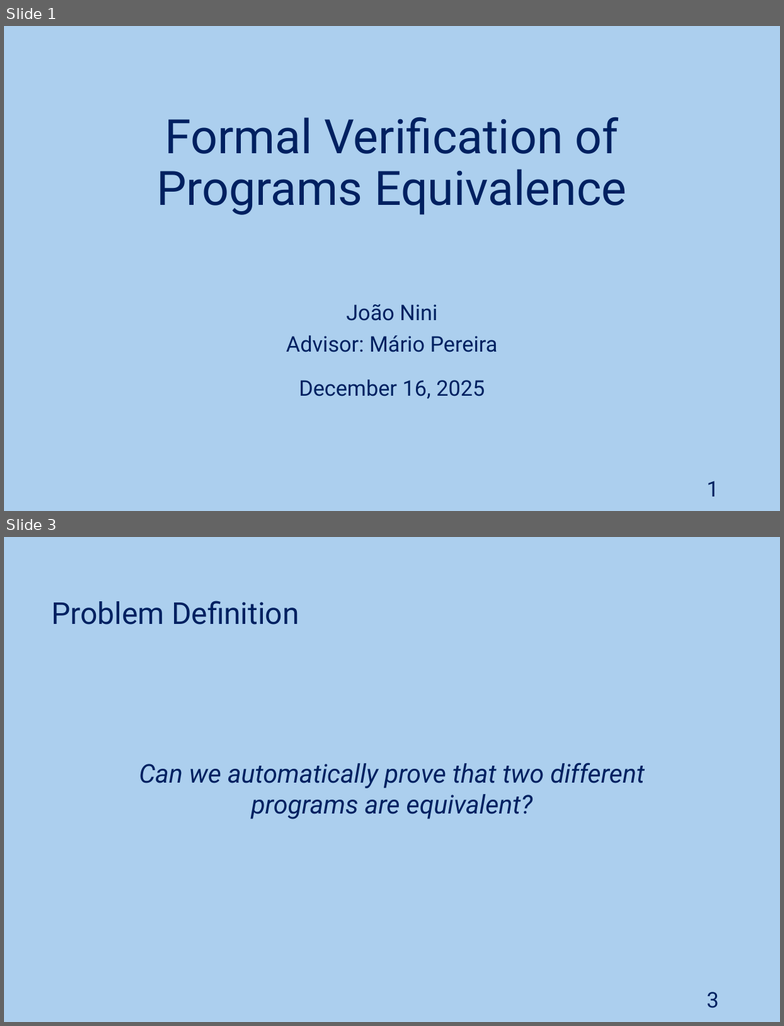
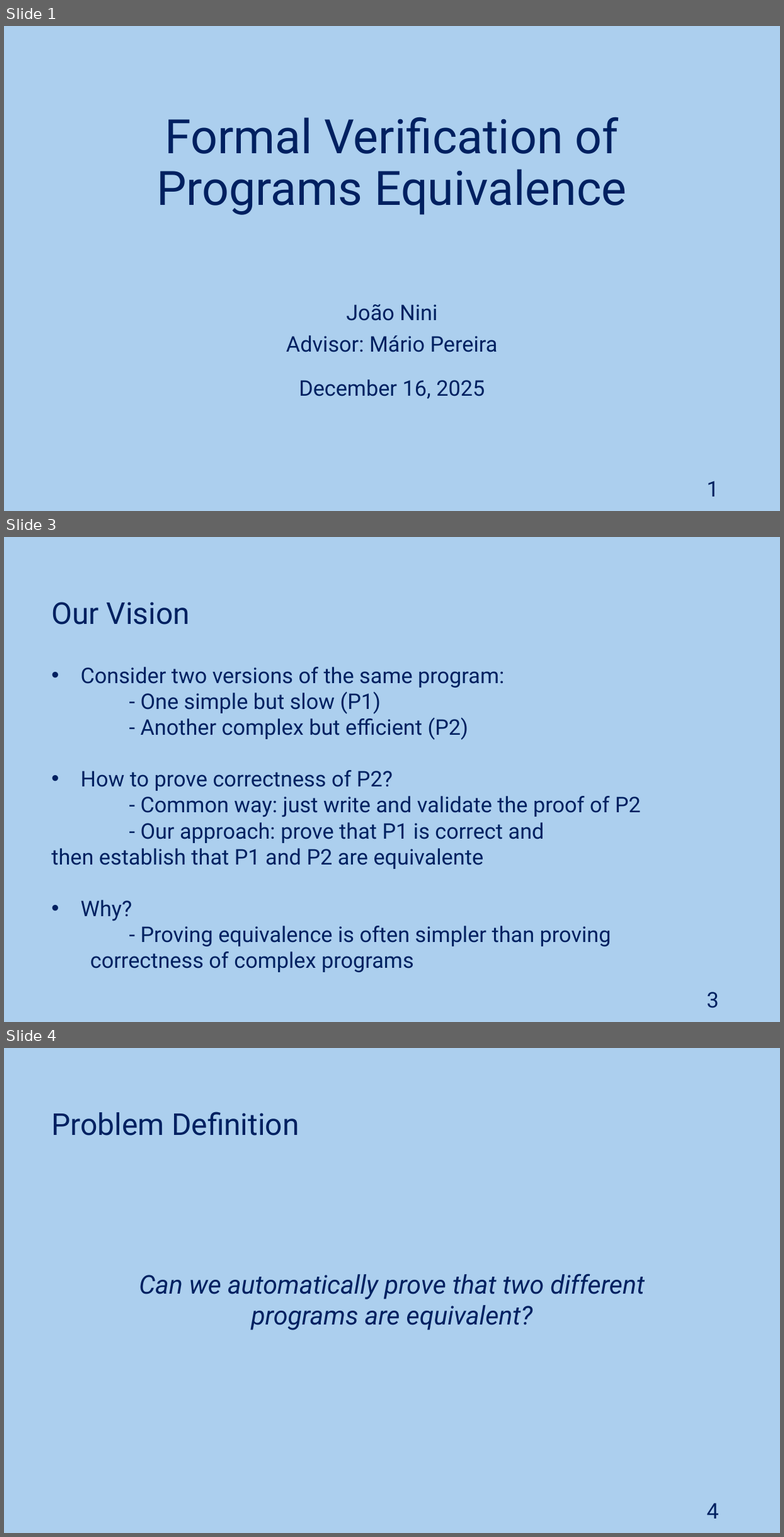
Before and after one commit to JoaoNini75/MasterThesis, a slide deck: tese/presentation/Ap Tese.pptx. Shown one above the other, each under a label of ours: slides 1 and 3 before the commit, slides 1, 3 and 4 after it; the slides between them are not shown. The pictures are 784x1026 and 784x1537 pixels, drawn with LibreOffice and Linux fonts; fonts in the diff are those of the drawing. Boxes give left, top, right and bottom in pixels: in the first picture for what was removed or moved away, otherwise in the second. Text is boxed around its words. In the diff, an @@ line names an element or a change of style, - is before the commit and + after.

```diff
--- a/tese/presentation/Ap Tese.pptx
+++ b/tese/presentation/Ap Tese.pptx
@@ slide 3 added at bbox=[4, 537, 780, 1022], background #ACCFEE @@
@@ text added at bbox=[51, 602, 190, 625], 28 pt, text #002060 @@
+Our Vision
@@ text added at bbox=[51, 667, 641, 972], 20 pt, text #002060 @@
+• Consider two versions of the same program:
+- One simple but slow (P1)
+- Another complex but efficient (P2)
+• How to prove correctness of P2?
+- Common way: just write and validate the proof of P2
+- Our approach: prove that P1 is correct and then establish that P1 and P2 are equivalente
+• Why?
+  - Proving equivalence is often simpler than proving correctness of complex programs
@@ page number added at bbox=[707, 992, 719, 1008], 20 pt, text #002060 @@
+3
@@ what was slide 3 is now slide 4 @@
@@ page number at bbox=[707, 1503, 719, 1519]: text changed @@
-3
+4
```
Also in this commit, not shown: 4 slides changed, 3 other slides added, 13 slides removed.
